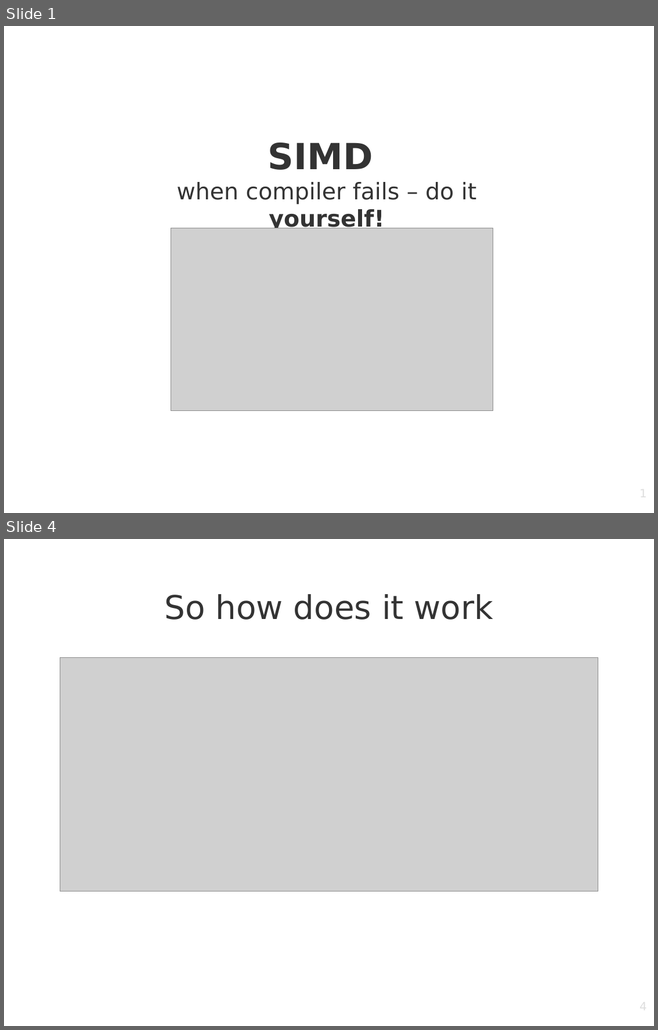
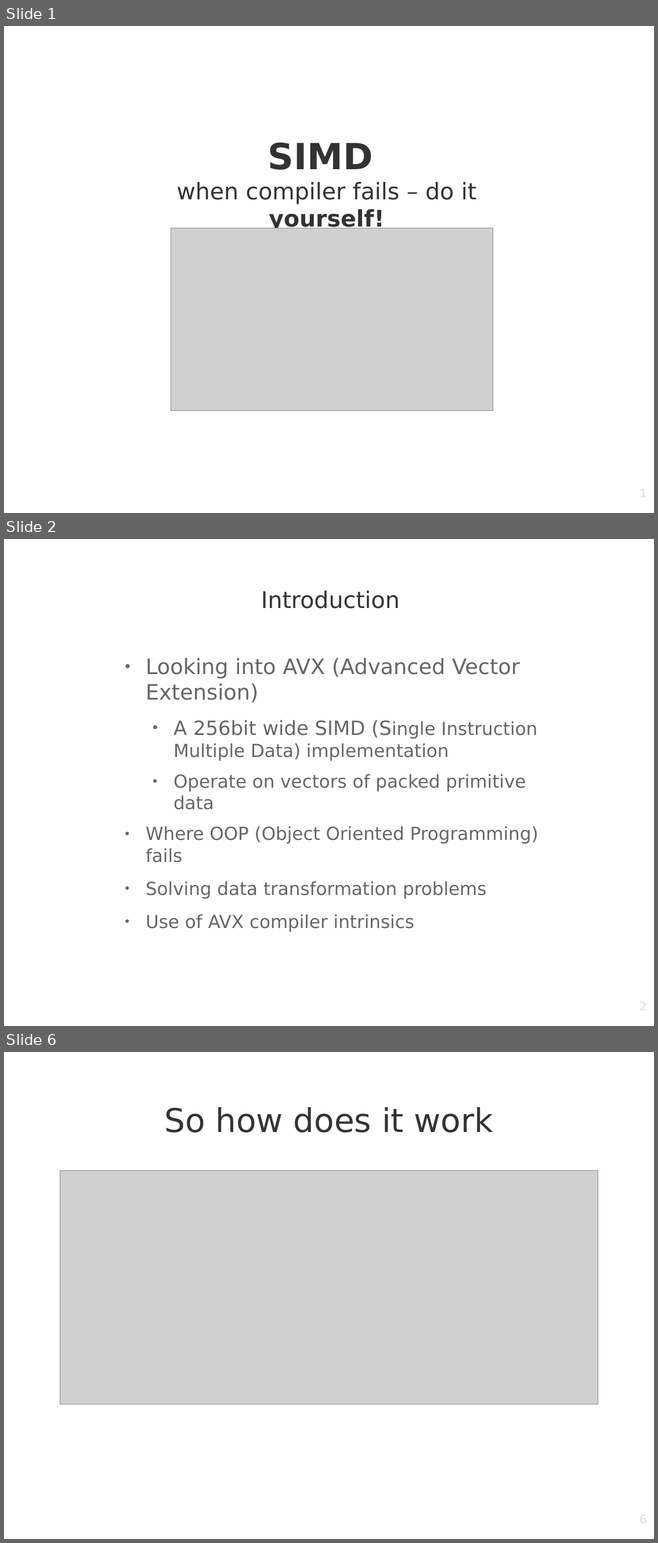
Before and after one commit to zukas/optimization-testing, a slide deck: SIMD from theory to practice.odp. Shown one above the other, each under a label of ours: slides 1 and 4 before the commit, slides 1, 2 and 6 after it; the slides between them are not shown. The pictures are 658x1030 and 658x1543 pixels, drawn with LibreOffice and Linux fonts; fonts in the diff are those of the drawing; grey boxes stand for pictures; background and template pictures are left out. Boxes give left, top, right and bottom in pixels: in the first picture for what was removed or moved away, otherwise in the second. Text is boxed around its words. In the diff, an @@ line names an element or a change of style, - is before the commit and + after.

Commit message:
Update to simd

```diff
--- a/SIMD from theory to practice.odp
+++ b/SIMD from theory to practice.odp
@@ slide 2 added at bbox=[4, 539, 654, 1026], background picture (left out) @@
@@ title added at bbox=[261, 591, 400, 609], 28 pt, text #333333 @@
+Introduction
@@ text added at bbox=[146, 658, 538, 932], 22 pt, text #666666 @@
+● Looking into AVX (Advanced Vector Extension)
+  • A 256bit wide SIMD (Single Instruction Multiple Data) implementation
+  • Operate on vectors of packed primitive data
+● Where OOP (Object Oriented Programming) fails
+● Solving data transformation problems
+● Use of AVX compiler intrinsics
@@ page number added at bbox=[496, 1000, 647, 1026], 14 pt, text #DDDDDD @@
+2
@@ what was slide 4 is now slide 6 @@
@@ page number at bbox=[496, 1513, 647, 1539]: text changed @@
-4
+6
```
Also in this commit, not shown: 7 slides changed, 3 other slides added, 1 slide removed, 1 other file.
